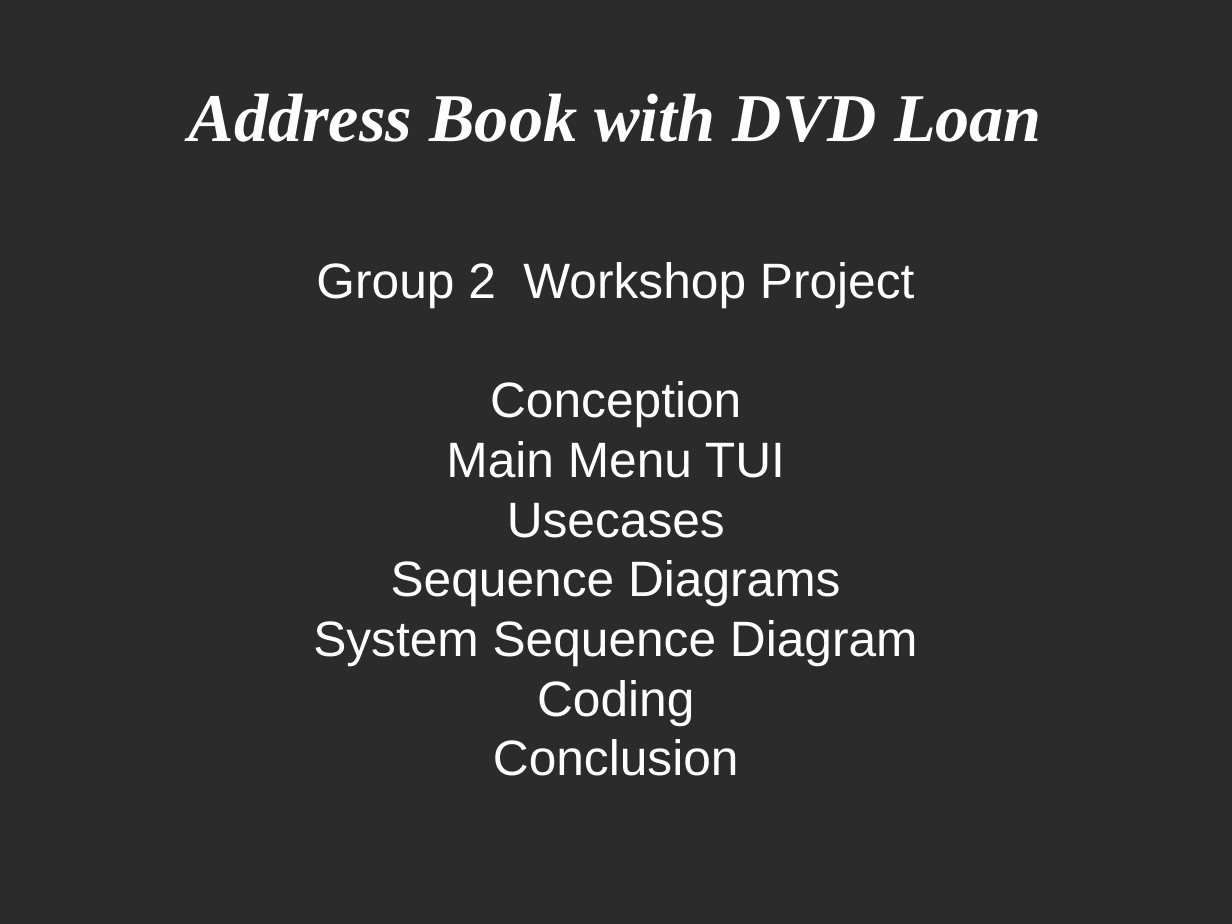
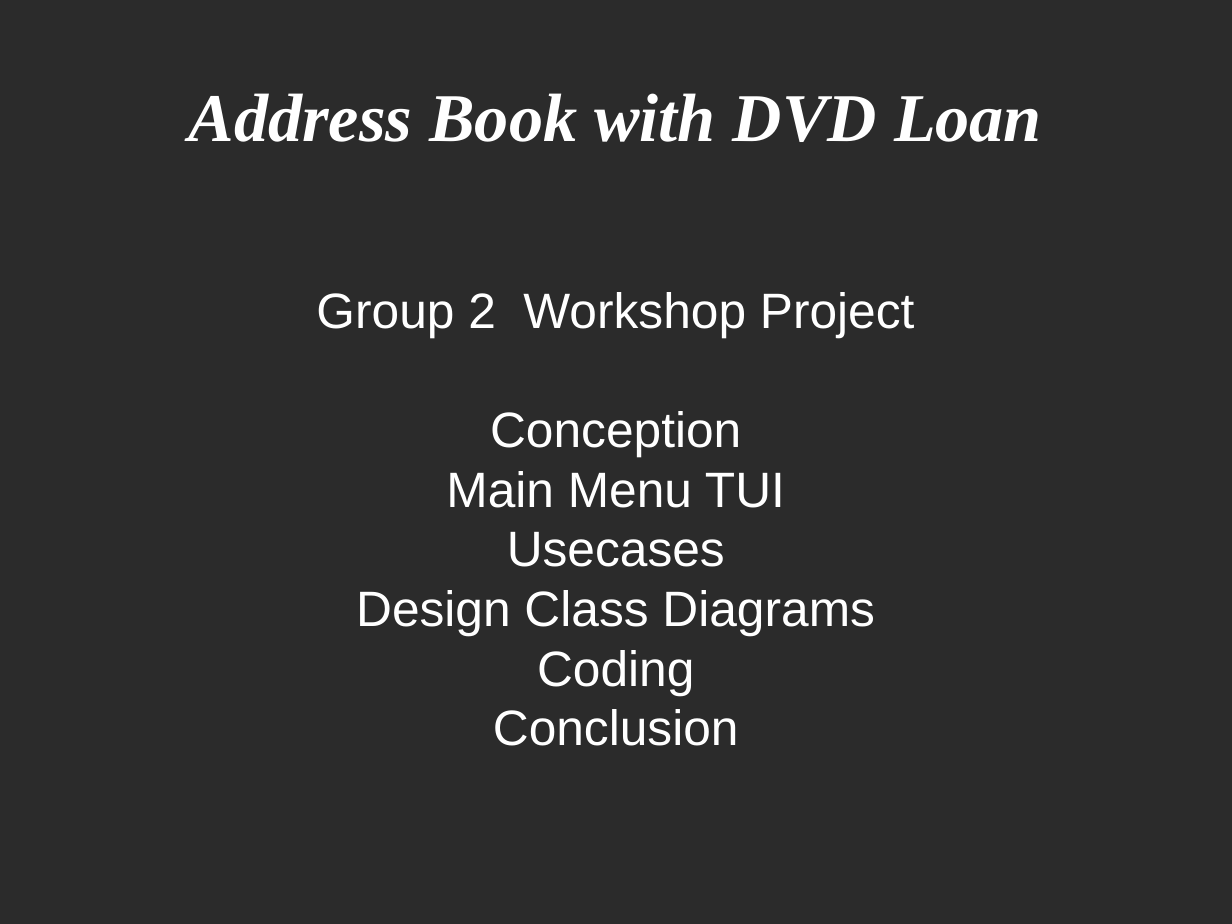
Before and after one commit to CSharkie/ucn-workshop-design-dm83-group2, a slide deck: slide 1 of Workshop group 2.odp. Drawn at 1232x924 pixels with LibreOffice and Linux fonts; fonts in the diff are those of the drawing; background and template pictures are left out; a plain dark background stands for a picture behind light text. Boxes give left, top, right and bottom in pixels: in the first picture for what was removed or moved away, otherwise in the second. Text is boxed around its words. In the diff, an @@ line names an element or a change of style, - is before the commit and + after.

```diff
--- a/Workshop group 2.odp
+++ b/Workshop group 2.odp
@@ subtitle "Group 2 Workshop Project": place and size @@
-subtitle "Group 2 Workshop Project" at (313, 262, 918, 776)
+subtitle "Group 2 Workshop Project" at (316, 292, 915, 746)
@@ subtitle at (356, 590, 875, 636): text changed @@
-Sequence Diagrams
-System Sequence Diagram
+Design Class Diagrams
```
Also in this commit, not shown: 2 slides added, 3 other files.
